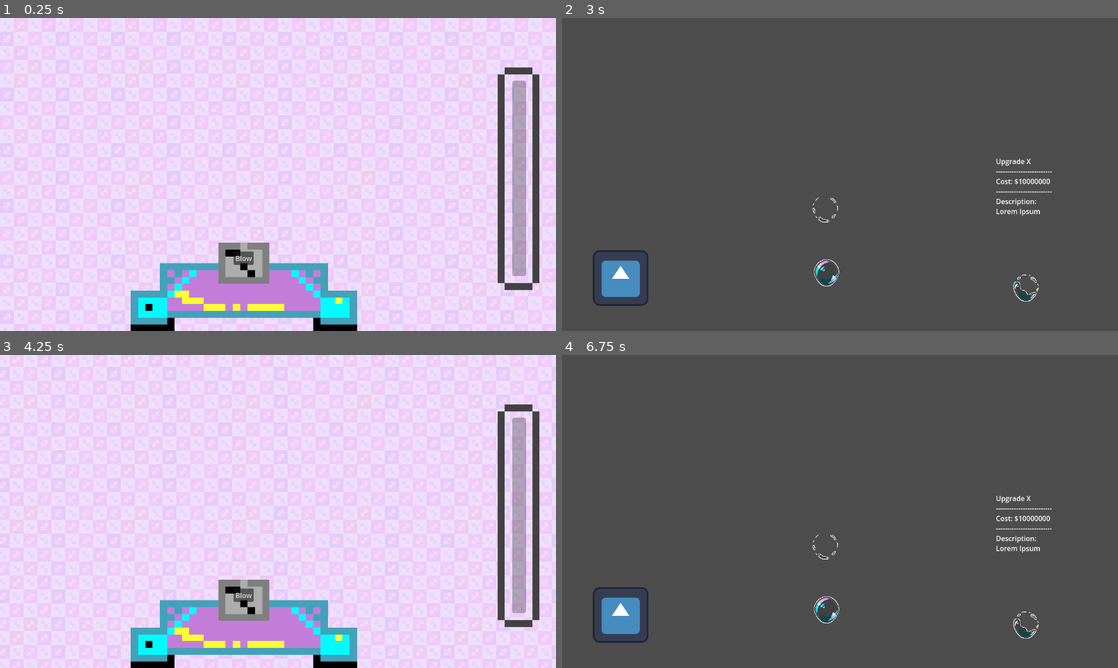
Above: before the commit, frames 1-4 (two rows, left to right).
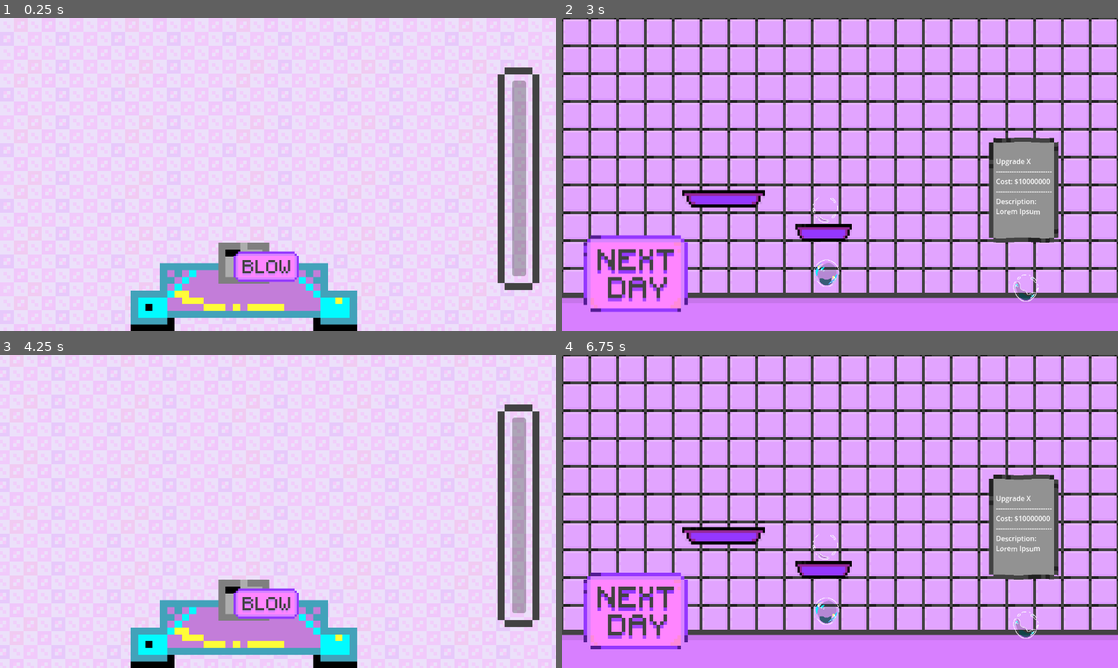
Above: after the commit, the same moments.

Repository: Topech/gamejam2025
Game: Godot game, scene res://round.tscn
Same seed, same stepped clock (60 frames per second), same inputs: the game is played once before the commit and once after it. This scene is started directly instead of the project's main scene. The engine's default icon, where the game draws it, is replaced by a stand-in: a white triangle on a blue panel in a dark square. Sound files missing from this copy of the repository are replaced by a short silence.
Inputs (mouse positions are in pixels of both pictures, inside the frame that each line leads up to; where the layout moved, square brackets give the same spot in the first picture):
- Up to frame 1 (0.25 s): no input
- Up to frame 2 (3 s): click (828, 265) [806, 259] at 0.5 s; click (828, 265) [806, 259] at 1.25 s; tap Enter at 2 s; move the mouse to (962, 158) at 2.02 s; click "To Upgrades" at 2.75 s
- Up to frame 3 (4.25 s): click (72, 611) [61, 614] at 3.5 s
- Up to frame 4 (6.75 s): click (828, 602) [806, 596] at 4.25 s; click (828, 602) [806, 596] at 5 s; tap Space at 5.75 s; move the mouse to (728, 527) at 5.77 s; click "To Upgrades" at 6.5 s

The runs differ from the first frame. In frame 1, 1.1% of the frame differs, in the area x 42-54%, y 74-85%; in frame 2, 86%, in the area x 0-100%, y 0-100%; in frame 3, 1.1%; in frame 4, 86%.

Commit message:
Added Background to upgrades screen, textured buttons and shaders to upgrade items

Diff:
--- /dev/null
+++ b/Bouncer.gdshader
@@ -0,0 +1,20 @@
+shader_type canvas_item;
+
+group_uniforms Sine;
+uniform bool do_abs;
+uniform bool do_quantize;
+uniform float quantize_to : hint_range(0, 2, 0.1) = 1;
+uniform vec2 sine_amplitude = vec2(1.0, 0.0);
+uniform vec2 sine_speed = vec2(1.0, 0.0);
+
+void vertex() {
+	vec2 s = sin(TIME * sine_speed);
+	if (do_abs) {
+		s = abs(s);
+	}
+	VERTEX += s * sine_amplitude;
+	if (do_quantize) {
+		VERTEX = round(VERTEX / quantize_to);
+		VERTEX *= quantize_to;
+	}
+}
--- a/round.tscn
+++ b/round.tscn
@@ -1,17 +1,21 @@
-[gd_scene load_steps=18 format=3 uid="uid://djogu8q3gy10g"]
+[gd_scene load_steps=22 format=3 uid="uid://djogu8q3gy10g"]
 
 [ext_resource type="Script" path="res://round.gd" id="1_5trwk"]
-[ext_resource type="Texture2D" uid="uid://kjkpn0eiyb1l" path="res://Assets/Backgrounds/MainMenu_6_Large.png" id="2_00ap1"]
+[ext_resource type="Texture2D" uid="uid://5ehg7u644b45" path="res://Assets/Backgrounds/MainMenu_6_Large.png" id="2_00ap1"]
 [ext_resource type="Script" path="res://bubble_blower.gd" id="2_luf3c"]
 [ext_resource type="Shader" path="res://scroll.gdshader" id="2_qn2gj"]
 [ext_resource type="Script" path="res://bubble.gd" id="2_r6xft"]
-[ext_resource type="Texture2D" uid="uid://boexr1bvscu84" path="res://Assets/Bubbles/bubble1.png" id="2_yca1n"]
-[ext_resource type="Texture2D" uid="uid://b073o6fbl0pb8" path="res://Assets/Bubbles/bubble2.png" id="3_m8ehw"]
-[ext_resource type="Texture2D" uid="uid://jgsmghiv14ca" path="res://Assets/Bubbles/bubble3.png" id="4_6wcav"]
-[ext_resource type="Texture2D" uid="uid://by1xcll1cat64" path="res://Assets/Machine/Machine2.png" id="4_bf5nj"]
-[ext_resource type="Texture2D" uid="uid://ddr3xoa7ijgu" path="res://Assets/Bubbles/bubble4.png" id="5_5tfwr"]
+[ext_resource type="Texture2D" uid="uid://bksvk8dfkm2sd" path="res://Assets/Bubbles/bubble1.png" id="2_yca1n"]
+[ext_resource type="Texture2D" uid="uid://lde0whwxhq7s" path="res://Assets/Bubbles/bubble2.png" id="3_m8ehw"]
+[ext_resource type="Texture2D" uid="uid://ceqtfair5blwv" path="res://Assets/Bubbles/bubble3.png" id="4_6wcav"]
+[ext_resource type="Texture2D" uid="uid://8oklaylwg2ub" path="res://Assets/Machine/Machine2.png" id="4_bf5nj"]
+[ext_resource type="Texture2D" uid="uid://d8t3d4nvsl2s" path="res://Assets/Bubbles/bubble4.png" id="5_5tfwr"]
 [ext_resource type="Script" path="res://bubble_pop_sprite.gd" id="6_52slm"]
-[ext_resource type="Texture2D" uid="uid://c3tmfips88b30" path="res://Assets/Buttons/Round/IntegrityBar_Large.png" id="9_162pt"]
+[ext_resource type="Texture2D" uid="uid://ck673mvjmu6km" path="res://Assets/Buttons/Round/IntegrityBar_Large.png" id="9_162pt"]
+[ext_resource type="Texture2D" uid="uid://b8wmk5mdccjlq" path="res://Assets/Buttons/Round/Blow/Blow_4.png" id="12_lk1jn"]
+[ext_resource type="Texture2D" uid="uid://ds5340dquc6qf" path="res://Assets/Buttons/Round/Blow/Blow_Shadow.png" id="13_dttws"]
+[ext_resource type="Texture2D" uid="uid://baoo6jgx8s10n" path="res://Assets/Buttons/Round/Stop/Stop_accented.png" id="14_6x8mc"]
+[ext_resource type="Texture2D" uid="uid://dmvbiqeywajwf" path="res://Assets/Buttons/Round/Stop/Stop_Pressed.png" id="15_be3ap"]
 
 [sub_resource type="ShaderMaterial" id="ShaderMaterial_q3657"]
 shader = ExtResource("2_qn2gj")
@@ -92,19 +96,21 @@
 scale = Vector2(16.8065, 15.6538)
 texture = ExtResource("4_bf5nj")
 
-[node name="BlowButton" type="Button" parent="."]
+[node name="BlowButton" type="TextureButton" parent="."]
 offset_left = 538.0
 offset_top = 537.0
 offset_right = 584.0
 offset_bottom = 568.0
-text = "Blow"
+texture_normal = ExtResource("12_lk1jn")
+texture_pressed = ExtResource("13_dttws")
 
-[node name="StopButton" type="Button" parent="."]
+[node name="StopButton" type="TextureButton" parent="."]
 offset_left = 539.0
 offset_top = 537.0
 offset_right = 585.0
 offset_bottom = 568.0
-text = "Stop"
+texture_normal = ExtResource("14_6x8mc")
+texture_pressed = ExtResource("15_be3ap")
 
 [node name="IntegrityBar" type="TextureRect" parent="."]
 offset_left = 1146.0
--- a/upgrade_screen.tscn
+++ b/upgrade_screen.tscn
@@ -1,12 +1,77 @@
-[gd_scene load_steps=6 format=3 uid="uid://c4c5o5aqtvimi"]
+[gd_scene load_steps=21 format=3 uid="uid://c4c5o5aqtvimi"]
 
-[ext_resource type="Texture2D" uid="uid://uu116ta75q4" path="res://icon.svg" id="1_08ja4"]
+[ext_resource type="Shader" path="res://BalloonPixelater.gdshader" id="1_i3fsf"]
 [ext_resource type="Script" path="res://next_day_button.gd" id="2_8j4kv"]
-[ext_resource type="Texture2D" uid="uid://dsxm1myvdjxhl" path="res://Assets/Bubbles/bubble2.png" id="3_v1f64"]
-[ext_resource type="Texture2D" uid="uid://c7xhi04ioygjk" path="res://Assets/Bubbles/bubble1.png" id="4_owdd5"]
-[ext_resource type="Texture2D" uid="uid://ce58pje0pk26t" path="res://Assets/Bubbles/bubble3.png" id="5_nihfo"]
+[ext_resource type="Texture2D" uid="uid://daw335udelwhh" path="res://Assets/Backgrounds/Upgrades_Screen/UpgradesShopTexture_S.png" id="2_edweg"]
+[ext_resource type="Texture2D" uid="uid://cmewhholwviym" path="res://Assets/Panels/Upgrades_Screen_Panel.png" id="3_r2jn1"]
+[ext_resource type="Shader" path="res://wavy.gdshader" id="3_ul5d8"]
+[ext_resource type="Texture2D" uid="uid://lde0whwxhq7s" path="res://Assets/Bubbles/bubble2.png" id="3_v1f64"]
+[ext_resource type="Texture2D" uid="uid://bksvk8dfkm2sd" path="res://Assets/Bubbles/bubble1.png" id="4_owdd5"]
+[ext_resource type="Texture2D" uid="uid://btb7eprbdgusf" path="res://Assets/Panels/Upgrades_Screen_Shelf_Purple.png" id="5_2bhk6"]
+[ext_resource type="Texture2D" uid="uid://ceqtfair5blwv" path="res://Assets/Bubbles/bubble3.png" id="5_nihfo"]
+[ext_resource type="Texture2D" uid="uid://q7s7wi4t234m" path="res://Assets/Buttons/UpgradesScreen/Next_Day_Button.png" id="6_3xpb3"]
+[ext_resource type="Shader" path="res://Bouncer.gdshader" id="6_17v14"]
+[ext_resource type="Texture2D" uid="uid://chn8s1fgqe13g" path="res://Assets/Buttons/UpgradesScreen/UpgradesScreenCounter.png" id="6_635tf"]
+[ext_resource type="Texture2D" uid="uid://db3d1l8f2cxbv" path="res://Assets/Panels/Upgrades_Screen_Shelf_Purple_Large.png" id="6_aropa"]
+
+[sub_resource type="ShaderMaterial" id="ShaderMaterial_t654t"]
+
+[sub_resource type="ShaderMaterial" id="ShaderMaterial_7gocn"]
+shader = ExtResource("1_i3fsf")
+shader_parameter/amount = 12
+
+[sub_resource type="ShaderMaterial" id="ShaderMaterial_s3rsb"]
+resource_local_to_scene = true
+shader = ExtResource("3_ul5d8")
+shader_parameter/waveAmplitude = 0.015
+shader_parameter/correctVertex = true
+shader_parameter/waveFrequency = 10.0
+shader_parameter/verticalWave = true
+shader_parameter/keepTransparency = true
+shader_parameter/useTime = true
+shader_parameter/waveSpeed = 1.0
+shader_parameter/progress = 0.0
+shader_parameter/firstHalf = 0.5
+shader_parameter/secondHalf = 0.5
+shader_parameter/freezeFirstHalf = false
+shader_parameter/freezeSecondHalf = false
+
+[sub_resource type="ShaderMaterial" id="ShaderMaterial_rwsbm"]
+
+[sub_resource type="ShaderMaterial" id="ShaderMaterial_pk1l6"]
+resource_local_to_scene = true
+shader = ExtResource("6_17v14")
+shader_parameter/do_abs = null
+shader_parameter/do_quantize = null
+shader_parameter/quantize_to = 1.0
+shader_parameter/sine_amplitude = Vector2(0, 1)
+shader_parameter/sine_speed = Vector2(0, 2)
+
+[sub_resource type="ShaderMaterial" id="ShaderMaterial_re1o2"]
+shader = ExtResource("3_ul5d8")
+shader_parameter/waveAmplitude = 0.002
+shader_parameter/correctVertex = true
+shader_parameter/waveFrequency = 10.0
+shader_parameter/verticalWave = true
+shader_parameter/keepTransparency = true
+shader_parameter/useTime = true
+shader_parameter/waveSpeed = 1.0
+shader_parameter/progress = 0.0
+shader_parameter/firstHalf = 0.5
+shader_parameter/secondHalf = 0.5
+shader_parameter/freezeFirstHalf = false
+shader_parameter/freezeSecondHalf = false
+
+[sub_resource type="ShaderMaterial" id="ShaderMaterial_fqie1"]
+shader = ExtResource("6_17v14")
+shader_parameter/do_abs = null
+shader_parameter/do_quantize = null
+shader_parameter/quantize_to = 1.0
+shader_parameter/sine_amplitude = Vector2(0, 3)
+shader_parameter/sine_speed = Vector2(0, 3)
 
 [node name="UpgradeScreen" type="Control"]
+material = SubResource("ShaderMaterial_t654t")
 layout_mode = 3
 anchors_preset = 15
 anchor_right = 1.0
@@ -14,16 +79,73 @@
 grow_horizontal = 2
 grow_vertical = 2
 
+[node name="TextureRect" type="TextureRect" parent="."]
+material = SubResource("ShaderMaterial_7gocn")
+layout_mode = 1
+anchors_preset = 15
+anchor_right = 1.0
+anchor_bottom = 1.0
+grow_horizontal = 2
+grow_vertical = 2
+texture = ExtResource("2_edweg")
+stretch_mode = 1
+
+[node name="TextureRect2" type="TextureRect" parent="."]
+material = SubResource("ShaderMaterial_s3rsb")
+layout_mode = 0
+anchor_left = 0.767969
+anchor_top = 0.380556
+anchor_right = 0.892969
+anchor_bottom = 0.713889
+texture = ExtResource("3_r2jn1")
+metadata/_edit_use_anchors_ = true
+
+[node name="Small Shelf" type="TextureRect" parent="."]
+material = SubResource("ShaderMaterial_rwsbm")
+layout_mode = 0
+offset_left = 537.0
+offset_top = 474.0
+offset_right = 667.0
+offset_bottom = 514.0
+texture = ExtResource("5_2bhk6")
+
+[node name="Large Shelf" type="TextureRect" parent="."]
+material = SubResource("ShaderMaterial_rwsbm")
+offset_left = 277.0
+offset_top = 396.0
+offset_right = 467.0
+offset_bottom = 436.0
+texture = ExtResource("6_aropa")
+
+[node name="TextureRect3" type="TextureRect" parent="."]
+layout_mode = 1
+anchors_preset = 12
+anchor_top = 1.0
+anchor_right = 1.0
+anchor_bottom = 1.0
+offset_top = -88.0
+offset_bottom = 7.0
+grow_horizontal = 2
+grow_vertical = 0
+texture = ExtResource("6_635tf")
+expand_mode = 2
+
 [node name="NextDayButton" type="TextureButton" parent="."]
-layout_mode = 0
-offset_left = 71.0
-offset_top = 534.0
-offset_right = 199.0
-offset_bottom = 662.0
-texture_normal = ExtResource("1_08ja4")
+material = SubResource("ShaderMaterial_pk1l6")
+layout_mode = 1
+anchors_preset = 2
+anchor_top = 1.0
+anchor_bottom = 1.0
+offset_left = 50.0
+offset_top = -220.0
+offset_right = 350.0
+grow_vertical = 0
+scale = Vector2(0.8, 0.8)
+texture_normal = ExtResource("6_3xpb3")
 script = ExtResource("2_8j4kv")
 
 [node name="RichTextLabel" type="RichTextLabel" parent="."]
+material = SubResource("ShaderMaterial_re1o2")
 layout_mode = 0
 offset_left = 999.0
 offset_top = 318.0
@@ -45,6 +167,7 @@
 texture_normal = ExtResource("3_v1f64")
 
 [node name="UpgradeR1_1" type="TextureButton" parent="."]
+material = SubResource("ShaderMaterial_fqie1")
 layout_mode = 0
 offset_left = 577.0
 offset_top = 554.0
Binary file added: Assets/Backgrounds/Upgrades_Screen/UpgradesShopTexture_S.png
Binary file added: Assets/Buttons/Round/Stop/Stop_Pressed.png
Binary file added: Assets/Buttons/UpgradesScreen/Next_Day_Button.png
Binary file added: Assets/Buttons/UpgradesScreen/UpgradesScreenCounter.png
Binary file added: Assets/Panels/Upgrades_Screen_Panel.png
Binary file added: Assets/Panels/Upgrades_Screen_Shelf.png
Binary file added: Assets/Panels/Upgrades_Screen_Shelf_M.png
Binary file added: Assets/Panels/Upgrades_Screen_Shelf_Purple.png
Binary file added: Assets/Panels/Upgrades_Screen_Shelf_Purple_Large.png
Not shown: 1 places in mainmenu.tscn that only renumber resources
Not shown, changed: .DS_Store
Not shown, changed: Assets/.DS_Store
(and 13 more such lines)
